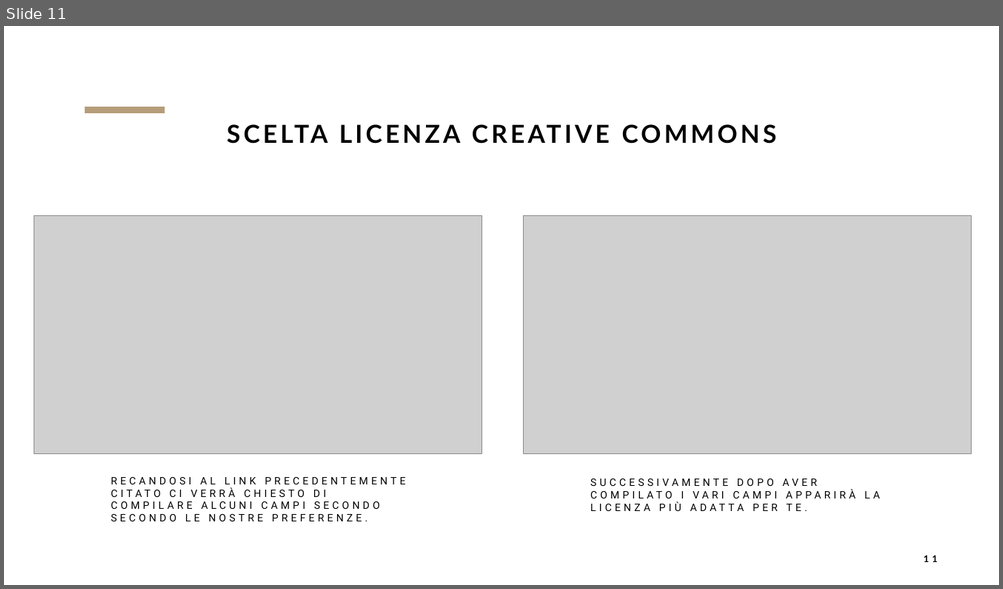
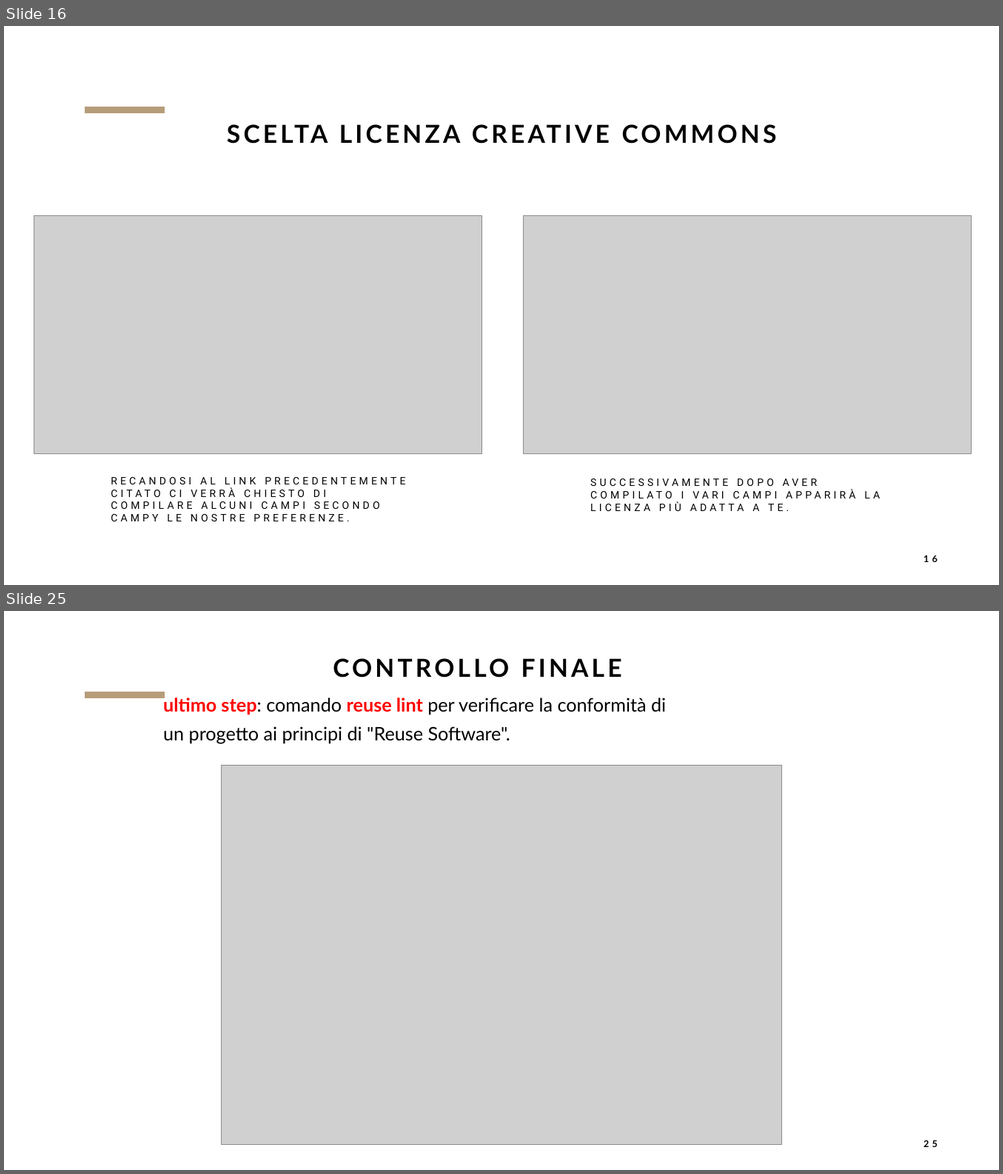
Before and after one commit to Dreadfulorca/esame, a slide deck: slide/opensource.pptx. Shown one above the other, each under a label of ours: slide 11 before the commit, slides 16 and 25 after it; the slides between them are not shown. The pictures are 1003x589 and 1003x1174 pixels, drawn with LibreOffice and Linux fonts; fonts in the diff are those of the drawing; grey boxes stand for pictures; background and template pictures are left out. Boxes give left, top, right and bottom in pixels: in the first picture for what was removed or moved away, otherwise in the second. Text is boxed around its words. In the diff, an @@ line names an element or a change of style, - is before the commit and + after.

```diff
--- a/slide/opensource.pptx
+++ b/slide/opensource.pptx
@@ slide 25 added at (4, 611, 999, 1170), background picture (left out); not listed: 1 template element that a slide beside it also shows @@
@@ subtitle added at (326, 640, 642, 694), 24 pt, text #000000, bold @@
+CONTROLLO FINALE
@@ text added at (163, 695, 666, 744), 18 pt, text #000000 @@
+ultimo step: comando reuse lint per verificare la conformità di un progetto ai principi di "Reuse Software".
@@ picture added at (221, 766, 782, 1145) @@
@@ page number added at (923, 1140, 937, 1147), 9 pt, text #000000, bold @@
+25
@@ what was slide 11 is now slide 16 @@
@@ slide 16 changed as well @@
@@ text at (111, 477, 405, 522): text changed @@
-RECANDOSI AL LINK PRECEDENTEMENTE CITATO CI VERRÀ CHIESTO DI COMPILARE ALCUNI CAMPI SECONDO SECONDO LE NOSTRE PREFERENZE.
+RECANDOSI AL LINK PRECEDENTEMENTE CITATO CI VERRÀ CHIESTO DI COMPILARE ALCUNI CAMPI SECONDO CAMPY LE NOSTRE PREFERENZE.
@@ text at (590, 479, 855, 511): text changed @@
-SUCCESSIVAMENTE DOPO AVER COMPILATO I VARI CAMPI APPARIRÀ LA LICENZA PIÙ ADATTA PER TE.
+SUCCESSIVAMENTE DOPO AVER COMPILATO I VARI CAMPI APPARIRÀ LA LICENZA PIÙ ADATTA A TE.
@@ page number at (923, 556, 937, 562): text changed @@
-11
+16
```
Also in this commit, not shown: 6 other slides changed, 14 other slides added, 1 other file.
